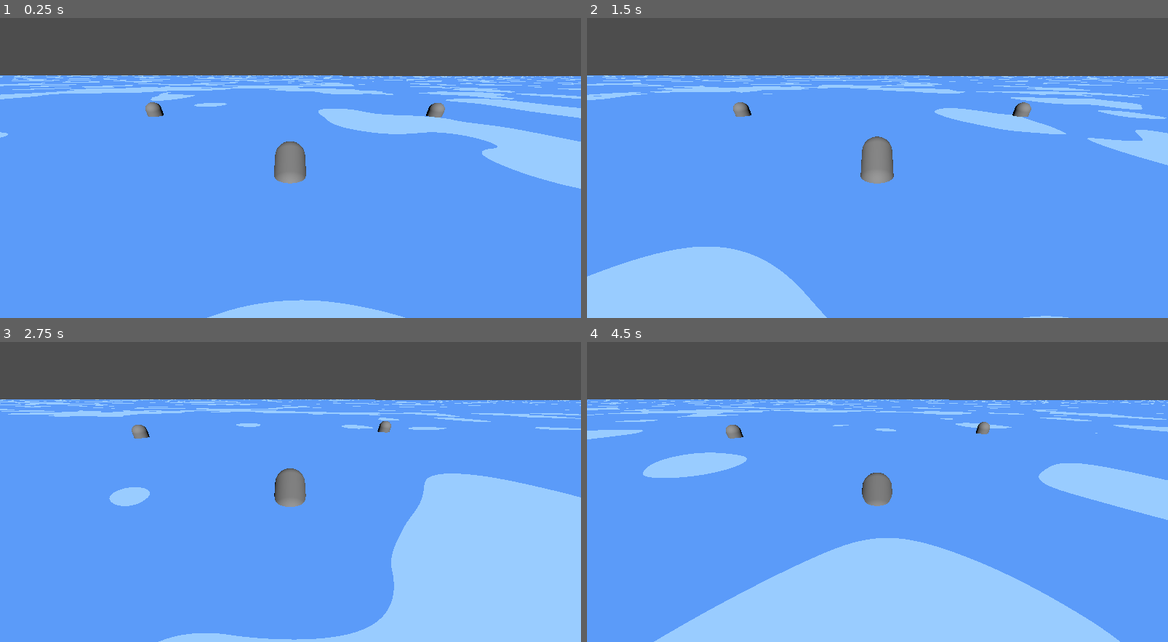
Above: before the commit, frames 1-4 (two rows, left to right).
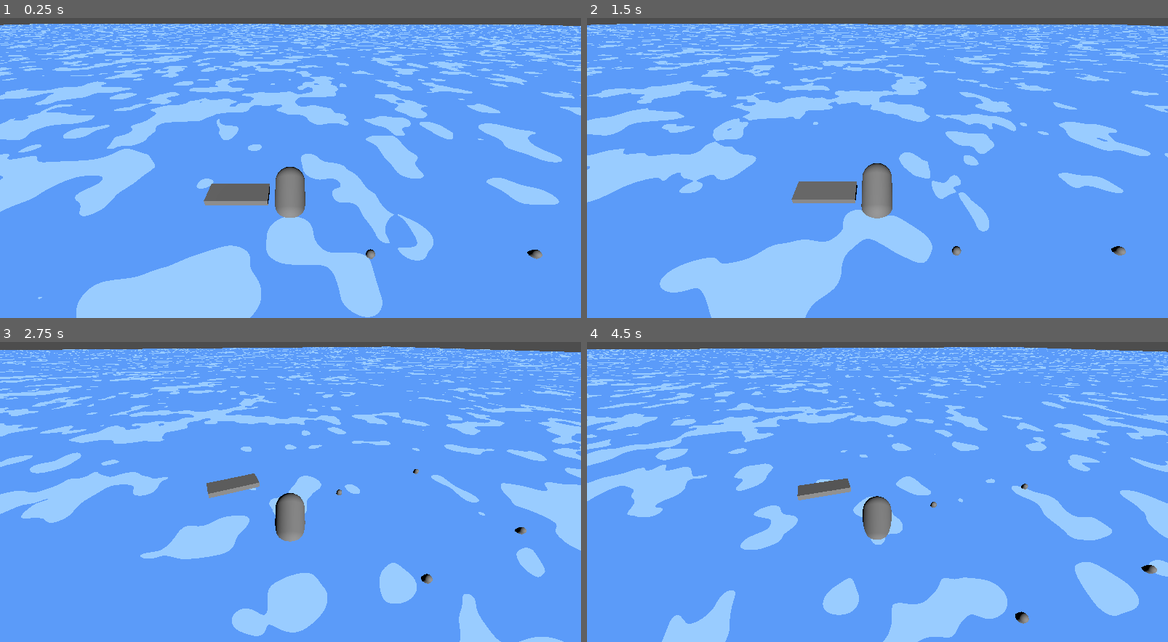
Above: after the commit, the same moments.

Repository: rustybucket-cloud/Ash-Tide
Game: Godot game, scene res://Scenes/main.tscn
The game is run twice, just before and just after one commit, with the same random seed, the same clock (stepped at 60 frames per second) and the same inputs. The project has no main scene, so this scene is started directly.
Inputs:
- Up to frame 1 (0.25 s): no input
- Up to frame 2 (1.5 s): hold D (rotate_right) 0.53-1.28 s; hold S (move_backward) from 1.28 s (still down)
- Up to frame 3 (2.75 s): release S (move_backward) at 2.03 s; hold D (rotate_right) from 2.03 s (still down)
- Up to frame 4 (4.5 s): release D (rotate_right) at 2.78 s; hold W (move_forward) 2.78-3.53 s; hold A (rotate_left) from 3.53 s (still down)

The runs differ from the first frame. In frame 1, 44% of the frame differs, in the area x 0-100%, y 1-100%; in frame 2, 39%; in frame 3, 45%; in frame 4, 45%.

Commit message:
create dock

Diff:
--- /dev/null
+++ b/Scenes/boat.tscn
@@ -0,0 +1,19 @@
+[gd_scene load_steps=4 format=3 uid="uid://d1fy1apxq704h"]
+
+[ext_resource type="Script" uid="uid://b228rjg7qhjhl" path="res://Scripts/boat.gd" id="1_v0iea"]
+
+[sub_resource type="CapsuleMesh" id="CapsuleMesh_7u77a"]
+
+[sub_resource type="CapsuleShape3D" id="CapsuleShape3D_jjgbg"]
+
+[node name="Boat" type="CharacterBody3D"]
+script = ExtResource("1_v0iea")
+
+[node name="MeshInstance3D" type="MeshInstance3D" parent="."]
+transform = Transform3D(0.5, 0, 0, 0, -2.1855694e-08, -0.5, 0, 0.5, -2.1855694e-08, 0, 0, 0)
+mesh = SubResource("CapsuleMesh_7u77a")
+skeleton = NodePath("../..")
+
+[node name="CollisionShape3D" type="CollisionShape3D" parent="."]
+transform = Transform3D(0.5, 0, 0, 0, -2.1855694e-08, -0.5, 0, 0.5, -2.1855694e-08, 0, 0, 0)
+shape = SubResource("CapsuleShape3D_jjgbg")
--- /dev/null
+++ b/Scenes/dock.tscn
@@ -0,0 +1,19 @@
+[gd_scene load_steps=4 format=3 uid="uid://dx1kl0oq42avf"]
+
+[ext_resource type="Script" uid="uid://bm378m0jg3qwv" path="res://Scripts/dock.gd" id="1_pdbyd"]
+
+[sub_resource type="BoxMesh" id="BoxMesh_6a54b"]
+size = Vector3(5, 1, 2)
+
+[sub_resource type="BoxShape3D" id="BoxShape3D_6a54b"]
+size = Vector3(5, 1, 2)
+
+[node name="Dock" type="RigidBody3D"]
+gravity_scale = 0.0
+script = ExtResource("1_pdbyd")
+
+[node name="MeshInstance3D" type="MeshInstance3D" parent="."]
+mesh = SubResource("BoxMesh_6a54b")
+
+[node name="CollisionShape3D" type="CollisionShape3D" parent="."]
+shape = SubResource("BoxShape3D_6a54b")
--- a/Scenes/main.tscn
+++ b/Scenes/main.tscn
@@ -1,15 +1,17 @@
-[gd_scene load_steps=5 format=3 uid="uid://o4siv4j1njrv"]
+[gd_scene load_steps=6 format=3 uid="uid://o4siv4j1njrv"]
 
-[ext_resource type="PackedScene" uid="uid://d1fy1apxq704h" path="res://Scenes/player.tscn" id="1_jjgbg"]
+[ext_resource type="PackedScene" uid="uid://ca7mnhr4opq30" path="res://Scenes/player.tscn" id="1_jjgbg"]
 [ext_resource type="Script" uid="uid://dkoq66g40gunv" path="res://Scripts/main.gd" id="1_jjvhh"]
 [ext_resource type="PackedScene" uid="uid://cp8mpxqvp705q" path="res://Scenes/water.tscn" id="2_bo1nx"]
 [ext_resource type="PackedScene" uid="uid://dn8u7w2twn11o" path="res://Scenes/farm_area.tscn" id="3_8gbba"]
+[ext_resource type="PackedScene" uid="uid://dx1kl0oq42avf" path="res://Scenes/dock.tscn" id="5_kry3j"]
 
 [node name="Main" type="Node3D"]
 script = ExtResource("1_jjvhh")
 player_scene = ExtResource("1_jjgbg")
 farm_area_scene = ExtResource("3_8gbba")
 water_scene = ExtResource("2_bo1nx")
+dock_scene = ExtResource("5_kry3j")
 
 [node name="DirectionalLight3D" type="DirectionalLight3D" parent="."]
 transform = Transform3D(1, 0, 0, 0, 0.9232236, 0.3842631, 0, -0.3842631, 0.9232236, 0, 1.3368386, 0)
--- a/Scenes/player.tscn
+++ b/Scenes/player.tscn
@@ -1,22 +1,13 @@
-[gd_scene load_steps=4 format=3 uid="uid://d1fy1apxq704h"]
+[gd_scene load_steps=3 format=3 uid="uid://ca7mnhr4opq30"]
 
-[ext_resource type="Script" uid="uid://b228rjg7qhjhl" path="res://Scripts/player.gd" id="1_v0iea"]
+[ext_resource type="Script" uid="uid://4fx2w1l1jdko" path="res://Scripts/player.gd" id="1_v0iea"]
+[ext_resource type="PackedScene" uid="uid://d1fy1apxq704h" path="res://Scenes/boat.tscn" id="2_cvnsp"]
 
-[sub_resource type="CapsuleMesh" id="CapsuleMesh_7u77a"]
-
-[sub_resource type="CapsuleShape3D" id="CapsuleShape3D_jjgbg"]
-
-[node name="Player" type="CharacterBody3D"]
+[node name="Player" type="Node3D"]
 script = ExtResource("1_v0iea")
 
-[node name="MeshInstance3D" type="MeshInstance3D" parent="."]
-transform = Transform3D(0.5, 0, 0, 0, -2.1855694e-08, -0.5, 0, 0.5, -2.1855694e-08, 0, 0, 0)
-mesh = SubResource("CapsuleMesh_7u77a")
-skeleton = NodePath("../..")
+[node name="Boat" parent="." instance=ExtResource("2_cvnsp")]
+transform = Transform3D(5, 0, 0, 0, 5, 0, 0, 0, 5, 0, 0, 0)
 
-[node name="CollisionShape3D" type="CollisionShape3D" parent="."]
-transform = Transform3D(0.5, 0, 0, 0, -2.1855694e-08, -0.5, 0, 0.5, -2.1855694e-08, 0, 0, 0)
-shape = SubResource("CapsuleShape3D_jjgbg")
-
-[node name="Camera3D" type="Camera3D" parent="."]
-transform = Transform3D(0.9999981, -0.0009337012, -0.0017210756, 0.0014798673, 0.93597066, 0.3520749, 0.0012821435, -0.35207674, 0.9359703, 0, 1.4185774, 3.0968263)
+[node name="Camera3D" type="Camera3D" parent="Boat"]
+transform = Transform3D(0.19999962, -0.00018674023, -0.00034421516, 0.00034409747, 0.16772757, 0.10893734, 0.00018695694, -0.10893772, 0.16772757, 0, 2.519605, 2.6014946)
--- /dev/null
+++ b/Scripts/boat.gd
@@ -0,0 +1,36 @@
+extends CharacterBody3D
+
+var current_speed = 0.0
+
+@export var max_speed = 2.0
+@export var acceleration = 1.0
+@export var deceleration = 0.5
+@export var max_turn_speed = 2.0
+
+var bobber
+
+func _ready() -> void:
+	bobber = Bobber.new()
+	bobber.set_mesh($MeshInstance3D)
+	bobber.set_rotation_offset(90)
+
+
+func move(move_input, turn_input, delta) -> void:
+	if move_input != 0:
+		current_speed = move_toward(current_speed, move_input * max_speed, acceleration * delta)
+	else:
+		current_speed = move_toward(current_speed, 0.0, deceleration * delta)
+
+	var speed_ratio = abs(current_speed) / max_speed
+	var turn_speed = lerp(0.0, max_turn_speed, speed_ratio)
+
+	rotate_y(turn_input * delta * turn_speed)
+	velocity = -transform.basis.z * current_speed
+
+	move_and_slide()
+
+
+func _physics_process(delta: float) -> void:
+	bobber.bob(delta)
+
+	move_and_slide()
--- a/Scripts/bobber.gd
+++ b/Scripts/bobber.gd
@@ -10,6 +10,7 @@
 
 var speed_ratio = 0.0
 var _rotation_offset = 0.0
+
 
 
 func set_mesh(new_mesh: MeshInstance3D) -> void:
--- a/Scripts/buoy.gd
+++ b/Scripts/buoy.gd
@@ -3,12 +3,10 @@
 var bobber
 
 
-# Called when the node enters the scene tree for the first time.
 func _ready() -> void:
 	bobber = Bobber.new()
 	bobber.set_mesh($MeshInstance3D)
 
 
-# Called every frame. 'delta' is the elapsed time since the previous frame.
 func _physics_process(delta: float) -> void:
 	bobber.bob(delta)
--- /dev/null
+++ b/Scripts/dock.gd
@@ -0,0 +1,14 @@
+extends RigidBody3D
+
+var bobber : Bobber
+
+
+# Called when the node enters the scene tree for the first time.
+func _ready() -> void:
+	bobber = Bobber.new()
+	bobber.set_mesh($MeshInstance3D)
+
+
+# Called every frame. 'delta' is the elapsed time since the previous frame.
+func _process(delta: float) -> void:
+	bobber.bob(delta)
--- a/Scripts/main.gd
+++ b/Scripts/main.gd
@@ -2,31 +2,34 @@
 
 @export var player_scene : PackedScene
 var player
+@export var player_starting_position := Vector3.ZERO
 
 @export var farm_area_scene : PackedScene
 var farm_area
+@export var farm_starting_position := Vector3(10, 0, 10)
 
 @export var water_scene : PackedScene
 var water
+
+@export var dock_scene : PackedScene
+var dock
+@export var dock_starting_position := Vector3(-4.25, 0.0, 0)
 
 
 func _ready() -> void:
 	#### CREATE SCENE CHILDREN ####
 	player = player_scene.instantiate()
-	player.global_position = Vector3.ZERO
+	player.global_position = player_starting_position
 	add_child(player)
 
 	farm_area = farm_area_scene.instantiate()
-	farm_area.global_position = Vector3.ZERO
+	farm_area.global_position = farm_starting_position
 	add_child(farm_area)
 
 	water = water_scene.instantiate()
 	water.global_position = Vector3.ZERO
 	add_child(water)
 
-
-func _physics_process(delta: float) -> void:
-	var move_input = Input.get_axis("move_backward", "move_forward")
-	var turn_input = Input.get_axis("rotate_right", "rotate_left")
-
-	player.move(move_input, turn_input, delta)
+	dock = dock_scene.instantiate()
+	dock.global_position = dock_starting_position
+	add_child(dock)
--- a/Scripts/player.gd
+++ b/Scripts/player.gd
@@ -1,36 +1,9 @@
-extends CharacterBody3D
+extends Node3D
 
-var current_speed = 0.0
-
-@export var max_speed = 5.0
-@export var acceleration = 1.0
-@export var deceleration = 0.5
-@export var max_turn_speed = 2.0
-
-var bobber
-
-func _ready() -> void:
-	bobber = Bobber.new()
-	bobber.set_mesh($MeshInstance3D)
-	bobber.set_rotation_offset(90)
-
-
-func move(move_input, turn_input, delta) -> void:
-	if move_input != 0:
-		current_speed = move_toward(current_speed, move_input * max_speed, acceleration * delta)
-	else:
-		current_speed = move_toward(current_speed, 0.0, deceleration * delta)
-
-	var speed_ratio = abs(current_speed) / max_speed
-	var turn_speed = lerp(0.0, max_turn_speed, speed_ratio)
-
-	rotate_y(turn_input * delta * turn_speed)
-	velocity = -transform.basis.z * current_speed
-
-	move_and_slide()
-
+@onready var boat = $Boat
 
 func _physics_process(delta: float) -> void:
-	bobber.bob(delta)
+	var move_input = Input.get_axis("move_backward", "move_forward")
+	var turn_input = Input.get_axis("rotate_right", "rotate_left")
 
-	move_and_slide()
+	boat.move(move_input, turn_input, delta)
Not shown, added: Scripts/boat.gd.uid
Not shown, added: Scripts/dock.gd.uid
Not shown, changed: Scripts/player.gd.uid
